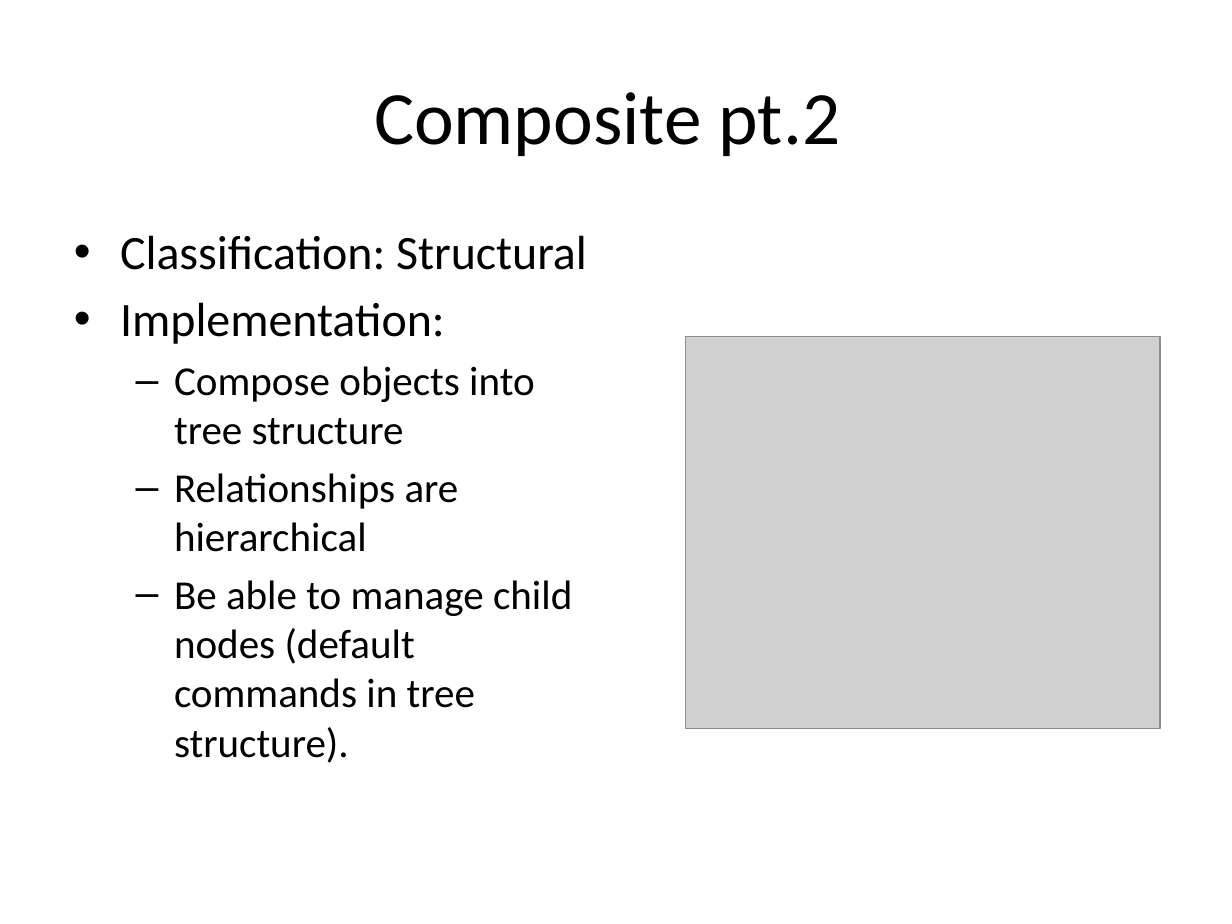
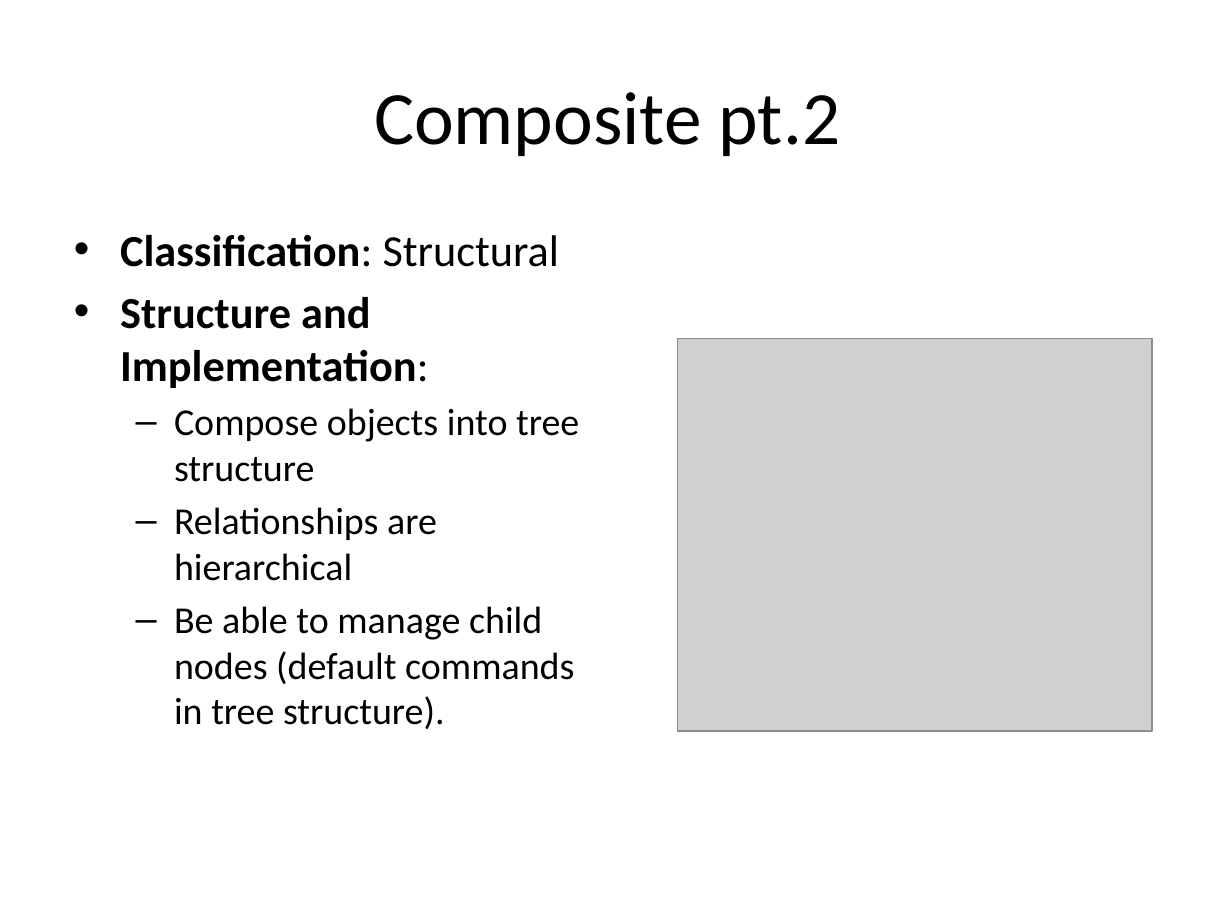
Before and after one commit to scurrymd/Software-Engineering, a slide deck: slide 21 of docs/UC Schedule App.pptx (slide 19 before the commit). Drawn at 1232x924 pixels with LibreOffice and Linux fonts; fonts in the diff are those of the drawing; grey boxes stand for pictures. Boxes give left, top, right and bottom in pixels: in the first picture for what was removed or moved away, otherwise in the second. Text is boxed around its words. In the diff, an @@ line names an element or a change of style, - is before the commit and + after.

```diff
--- a/docs/UC Schedule App.pptx
+++ b/docs/UC Schedule App.pptx
@@ text at (120,235,579,729): size 28 to 25.9 pt in "Classification: Structural"; bold on in "Classification:"; size 24 to 22.2 pt in "Compose objects into tree structure", "Relationships are hierarchical", "Be able to manage child nodes (default ..." @@
@@ text at (120,297,429,388): text changed; size 28 to 25.9 pt; bold on @@
-• Implementation:
+• Structure and Implementation:
@@ picture: place and size @@
-picture at (686,336,1161,728)
+picture at (678,339,1152,731)
```
Also in this commit, not shown: 6 other slides changed, 2 slides added.
